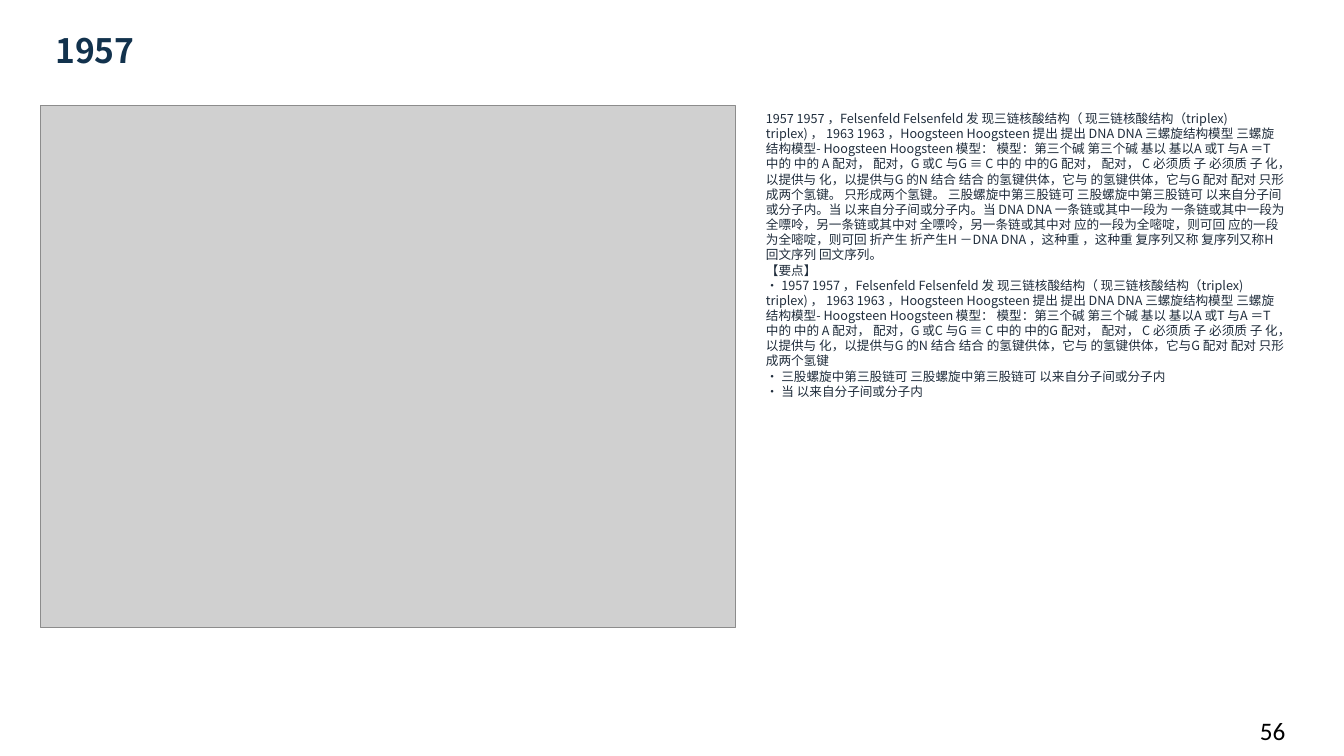
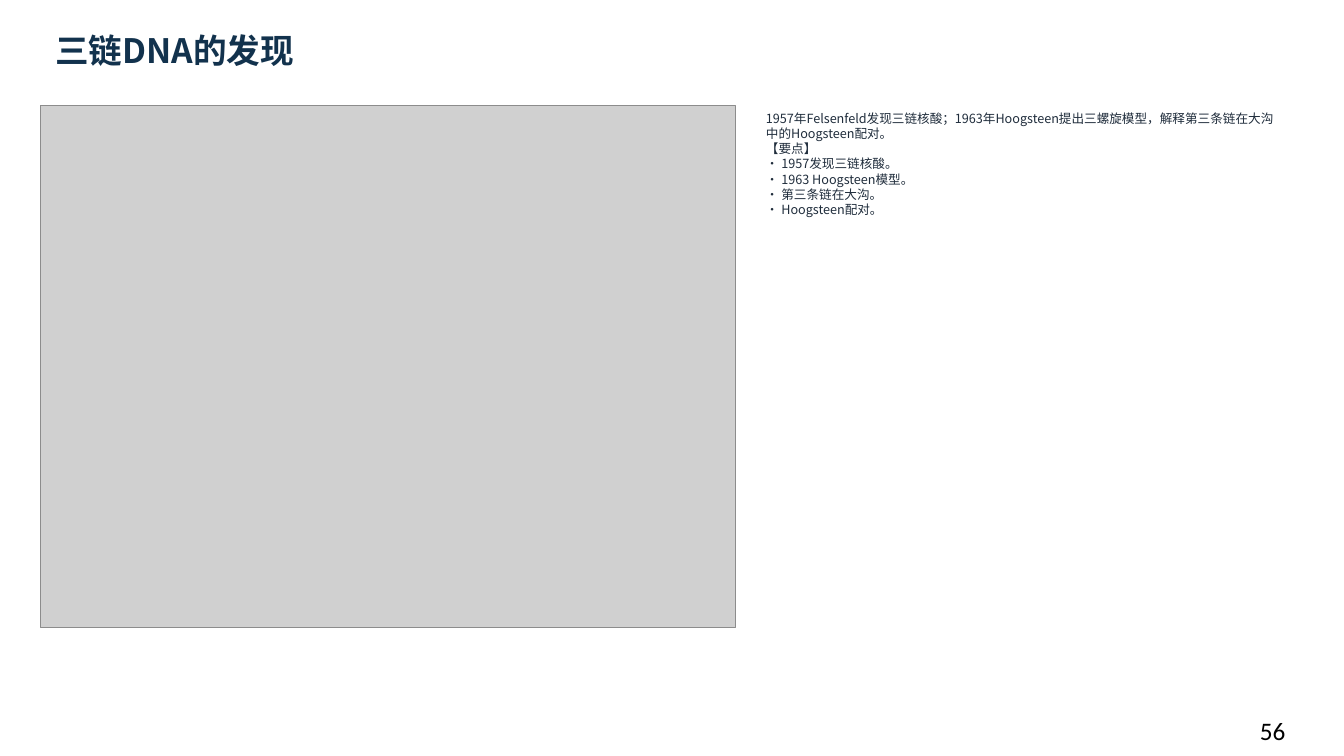
Before and after one commit to newkan-li/Biochemistry, a slide deck: slide 56 of downloads/bc11-ai-style.pptx. Drawn at 1344x756 pixels with LibreOffice and Linux fonts; fonts in the diff are those of the drawing; grey boxes stand for pictures. Boxes give left, top, right and bottom in pixels: in the first picture for what was removed or moved away, otherwise in the second. Text is boxed around its words. In the diff, an @@ line names an element or a change of style, - is before the commit and + after.

```diff
--- a/downloads/bc11-ai-style.pptx
+++ b/downloads/bc11-ai-style.pptx
@@ text at (x1=55, y1=34, x2=294, y2=66): text changed @@
-1957
+三链DNA的发现
@@ text at (x1=766, y1=112, x2=1273, y2=217): text changed @@
-1957 1957 ，Felsenfeld Felsenfeld 发 现三链核酸结构（ 现三链核酸结构（triplex) triplex) ， 1963 1963 ，Hoogsteen Hoogsteen 提出 提出 DNA DNA 三螺旋结构模型 三螺旋结构模型- Hoogsteen Hoogsteen 模型： 模型：第三个碱 第三个碱 基以 基以A 或T 与A ＝T 中的 中的 A 配对， 配对，G 或C 与G ≡ C 中的 中的G 配对， 配对， C 必须质 子 必须质 子 化，以提供与 化，以提供与G 的N 结合 结合 的氢键供体，它与 的氢键供体，它与G 配对 配对 只形成两个氢键。 只形成两个氢键。 三股螺旋中第三股链可 三股螺旋中第三股链可 以来自分子间或分子内。当 以来自分子间或分子内。当 DNA DNA 一条链或其中一段为 一条链或其中一段为 全嘌呤，另一条链或其中对 全嘌呤，另一条链或其中对 应的一段为全嘧啶，则可回 应的一段为全嘧啶，则可回 折产生 折产生H －DNA DNA ，这种重 ，这种重 复序列又称 复序列又称H 回文序列 回文序列。
-【要点】
-• 1957 1957 ，Felsenfeld Felsenfeld 发 现三链核酸结构（ 现三链核酸结构（triplex) triplex) ， 1963 1963 ，Hoogsteen Hoogsteen 提出 提出 DNA DNA 三螺旋结构模型 三螺旋结构模型- Hoogsteen Hoogsteen 模型： 模型：第三个碱 第三个碱 基以 基以A 或T 与A ＝T 中的 中的 A 配对， 配对，G 或C 与G ≡ C 中的 中的G 配对， 配对， C 必须质 子 必须质 子 化，以提供与 化，以提供与G 的N 结合 结合 的氢键供体，它与 的氢键供体，它与G 配对 配对 只形成两个氢键
-• 三股螺旋中第三股链可 三股螺旋中第三股链可 以来自分子间或分子内
-• 当 以来自分子间或分子内
+1957年Felsenfeld发现三链核酸；1963年Hoogsteen提出三螺旋模型，解释第三条链在大沟中的Hoogsteen配对。
+【要点】
+• 1957发现三链核酸。
+• 1963 Hoogsteen模型。
+• 第三条链在大沟。
+• Hoogsteen配对。
```
Also in this commit, not shown: 28 other slides changed, 6 other files.
